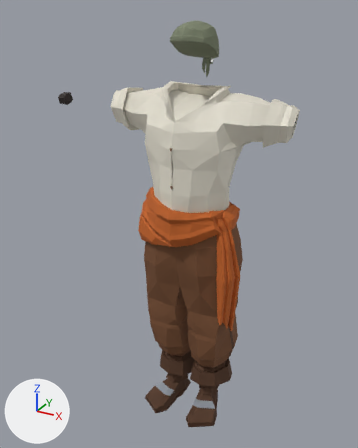
An edit to the FBX model Assets/Prefabs/Equipment/Models/Set a9.fbx, drawn before and after from the same camera.
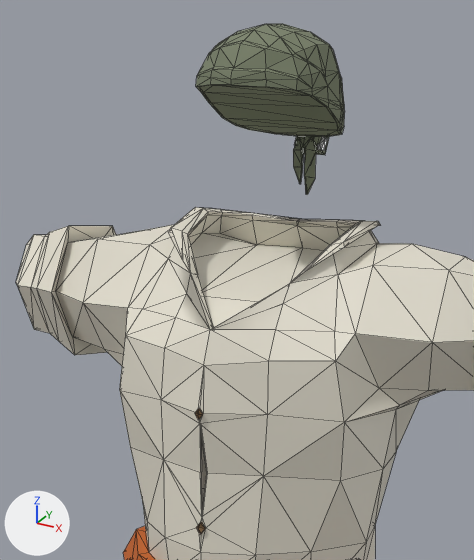
Each version is shown whole from a 50 mm lens placed at (0.912, -1.763, 1.838), pointed at (-0.087, 0.053, 0.93), then close up on the part from 29% to 73% of the width and 3% to 44% of the height. The axes (+X, +Y, +Z) are drawn at lower left. The lights are the same throughout. The older version's two pictures come first. The close-ups show mesh edges as thin lines. Where no turn or scale is listed for an object, it has been applied to the vertices.

The older version as bpy lines, for what is in view:
```python
me_cube_074 = bpy.data.meshes.new('Cube.074')
me_cube_074.from_pydata(...)  # 1485 vertices, 2940 faces; spans x -0.73..0.41, y -0.2..0.19, z -0.01..1.79
me_cube_074.materials.append(mat_fabric_dark_brown)  # dark grey #302926
me_cube_074.materials.append(mat_chrome)  # light grey #cacaca
me_cube_074.materials.append(mat_leather_dark)  # brown #5a3d2b
me_cube_074.materials.append(mat_metal_standard)  # grey #a2a9b3
me_cube_074.materials.append(mat_feather)  # white #e7e2d3
me_cube_074.materials.append(mat_wood_light)  # brown #7b5e3c
me_cube_074.materials.append(mat_leather_medium)  # brown #7f5539
me_cube_074.materials.append(mat_fabric_olive)  # greyish green #7a826a
me_cube_074.materials.append(mat_fabric_orange)  # orange #c26224
ob_a9_set = bpy.data.objects.new('a9 Set', me_cube_074)
ob_a9_set.location = (0.0, 0.0, 0.0)
```
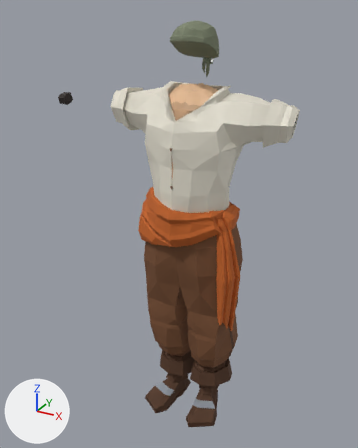
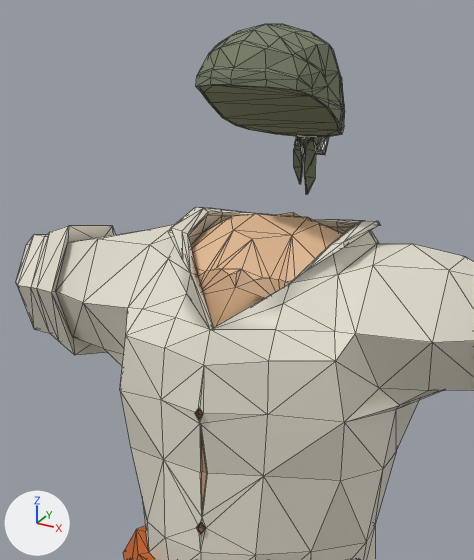
What differs and where, as boxes (x1, y1, x2, y2) in the close-ups (474 x 560 px):
part 1 of me_cube_074, built on: before (191, 92, 337, 327); after (191, 92, 343, 509)

The change, as a list of edits to the scene's bpy script:
```text
Add mat_skin:
    mat_skin = principled_material('Skin')
    mat_skin.base_color = (0.799, 0.503, 0.292)  # beige #e7bc93
    mat_skin.roughness = 0.6
Add mat_bristle:
    mat_bristle = principled_material('Bristle')
    mat_bristle.base_color = (0.568, 0.343, 0.19)  # brown #c79e79
Change me_cube_074:
    used by ob_a9_set; location = (0.0, 0.0, 0.0)
    remove me_cube_074.from_pydata(...)  # 1485 vertices, 2940 faces; spans x -0.73..0.41, y -0.2..0.19, z -0.01..1.79
    add me_cube_074.from_pydata(...)  # 1511 vertices, 2994 faces; spans x -0.73..0.41, y -0.2..0.19, z -0.01..1.79
    me_cube_074 part 1
    18 faces are deleted
    26 vertices are added at x -0.08..0.09, y -0.07..0.09, z 1.48..1.56
    6 new faces join them, mat_fabric_olive (greyish green #7a826a)
    4 new faces join them, mat_feather (white #e7e2d3)
    20 new faces join them, mat_bristle (brown #c79e79)
    42 new faces join them, mat_skin (beige #e7bc93)
    add me_cube_074.materials.append(mat_skin)  # beige #e7bc93
    add me_cube_074.materials.append(mat_bristle)  # brown #c79e79
```
